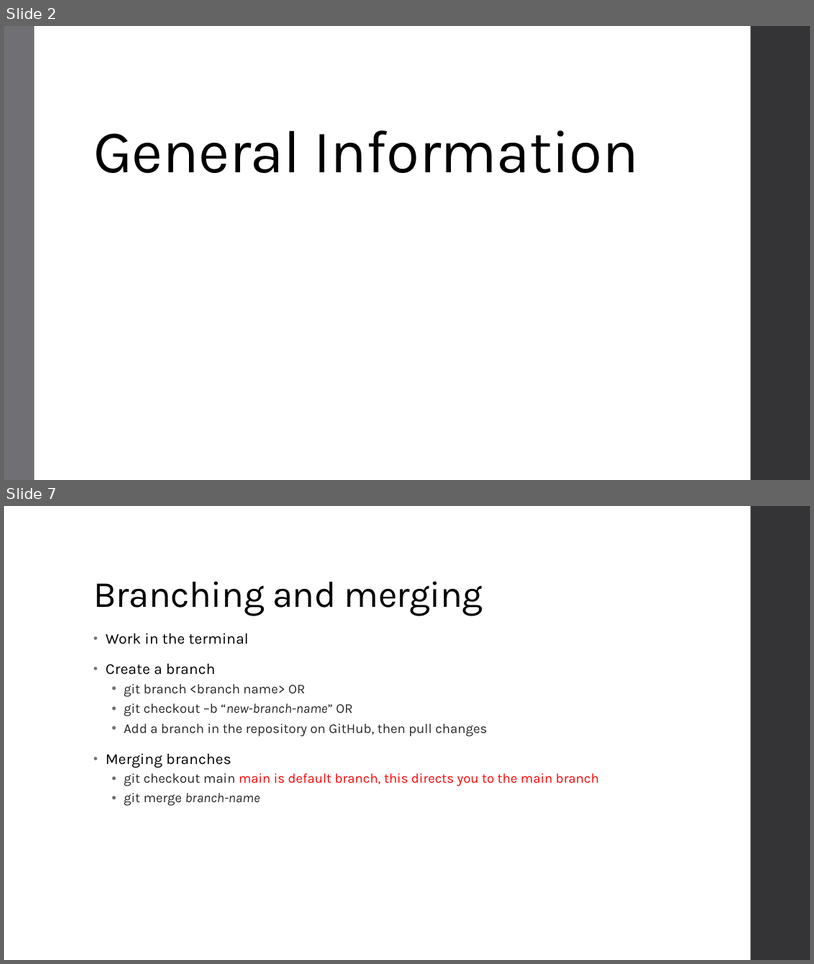
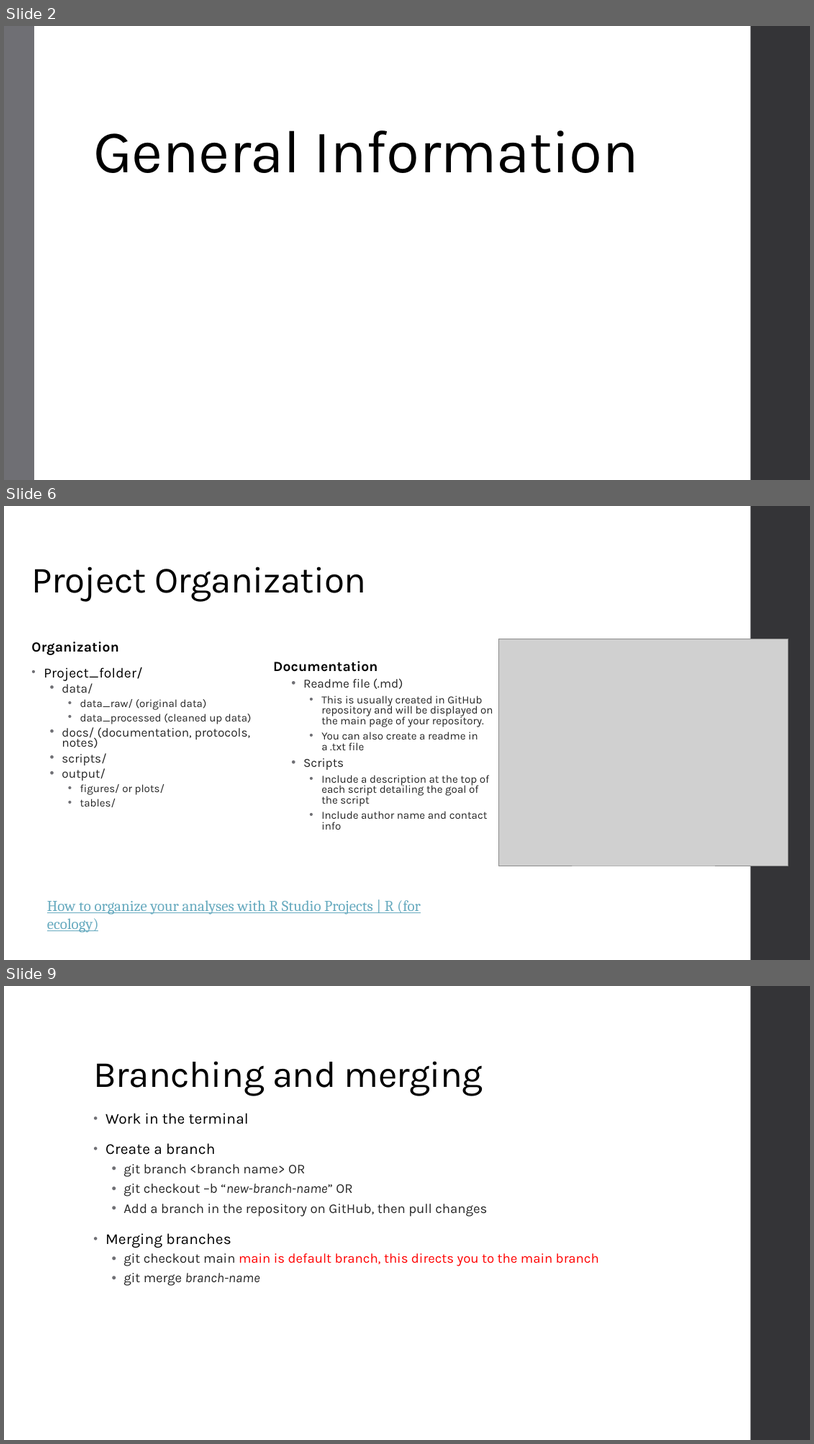
Before and after one commit to BDO-Science/rteam, a slide deck: github/GitHub_introduction.pptx. Shown one above the other, each under a label of ours: slides 2 and 7 before the commit, slides 2, 6 and 9 after it; the slides between them are not shown. The pictures are 814x964 and 814x1444 pixels, drawn with LibreOffice and Linux fonts; fonts in the diff are those of the drawing; grey boxes stand for pictures. Boxes give left, top, right and bottom in pixels: in the first picture for what was removed or moved away, otherwise in the second. Text is boxed around its words. In the diff, an @@ line names an element or a change of style, - is before the commit and + after.

```diff
--- a/github/GitHub_introduction.pptx
+++ b/github/GitHub_introduction.pptx
@@ slide 6 added at (4, 506, 810, 960), background #FFFFFF; not listed: 1 template element that a slide beside it also shows @@
@@ title added at (31, 566, 366, 602), 44 pt, text #000000 @@
+Project Organization
@@ text added at (31, 641, 252, 807), 12.9 pt, text #262626 @@
+Organization
+• Project_folder/
+  • data/
+    • data_raw/ (original data)
+    • data_processed (cleaned up data)
+  • docs/ (documentation, protocols, notes)
+  • scripts/
+  • output/
+    • figures/ or plots/
+    • tables/
@@ picture added at (499, 638, 790, 865) @@
@@ text added at (273, 661, 493, 829), 12.9 pt, text #262626 @@
+Documentation
+  • Readme file (.md)
+    • This is usually created in GitHub repository and will be displayed on the main page of your repository.
+    • You can also create a readme in a .txt file
+  • Scripts
+    • Include a description at the top of each script detailing the goal of the script
+    • Include author name and contact info
@@ text added at (47, 900, 421, 932), 18 pt, text #67AABF, underline @@
+How to organize your analyses with R Studio Projects | R (for ecology)
@@ what was slide 7 is now slide 9 @@
```
Also in this commit, not shown: 8 slides changed, 4 other slides added, 4 slides removed.
